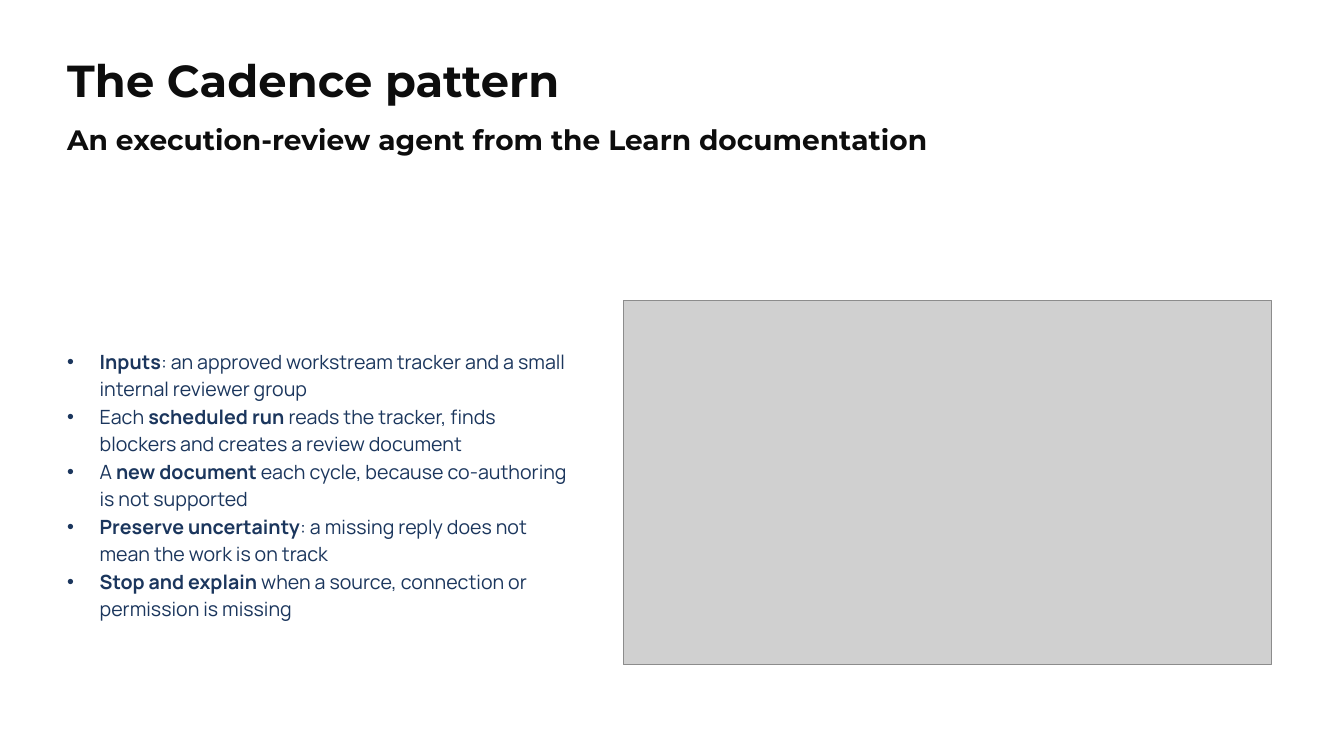
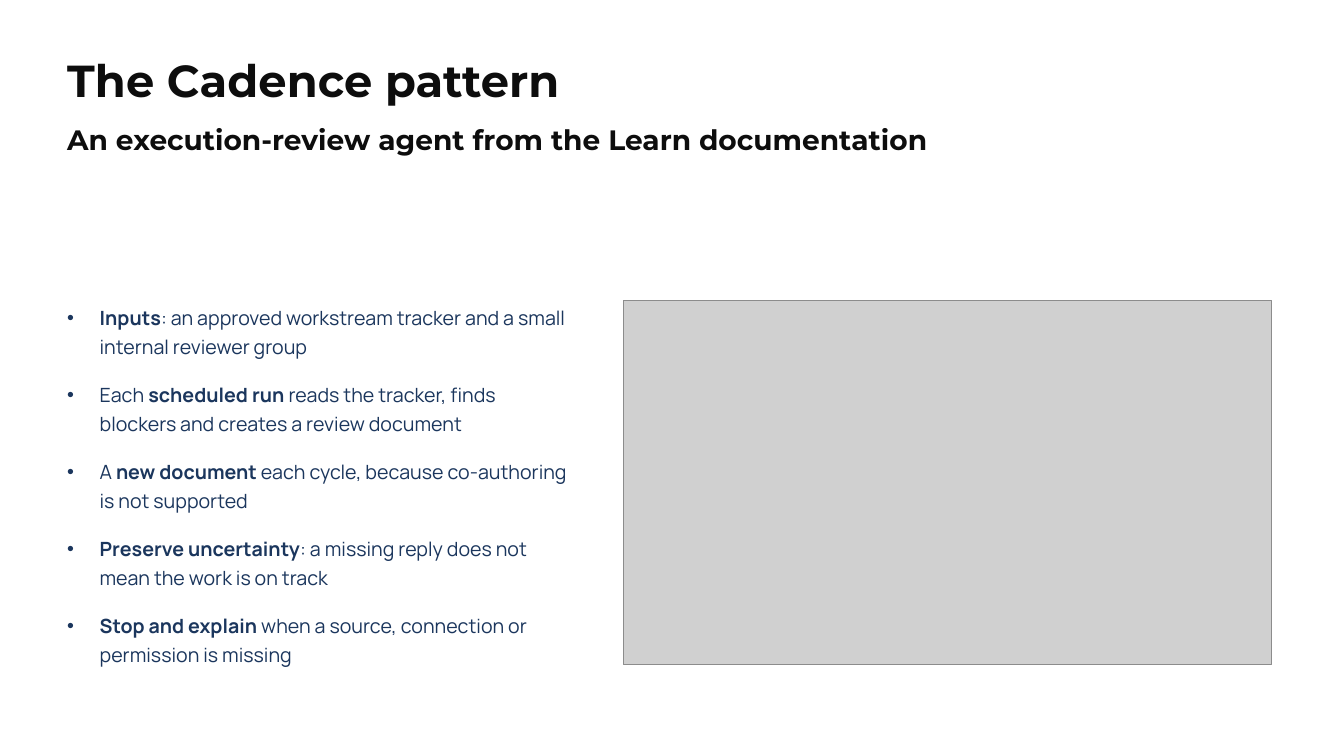
Before and after one commit to alexander-kastil/copilot-studio-agents, a slide deck: slide 21 of demos/08-ai-teammates/pptx/08-ai-teammates.pptx. Drawn at 1344x756 pixels with LibreOffice and Linux fonts; fonts in the diff are those of the drawing; grey boxes stand for pictures. Boxes give left, top, right and bottom in pixels: in the first picture for what was removed or moved away, otherwise in the second. Text is boxed around its words. In the diff, an @@ line names an element or a change of style, - is before the commit and + after.

```diff
--- a/demos/08-ai-teammates/pptx/08-ai-teammates.pptx
+++ b/demos/08-ai-teammates/pptx/08-ai-teammates.pptx
@@ text "Inputs: an approved workstream tracker ...": place and size @@
-text "Inputs: an approved workstream tracker ..." at [100, 354, 567, 621]
+text "Inputs: an approved workstream tracker ..." at [100, 310, 567, 667]
@@ text "Inputs: an approved workstream tracker ..." at [100, 310, 567, 667]: line spacing 1.17 to 1.25; more space between paragraphs @@
```
Also in this commit, not shown: 15 other slides changed, 39 other files.
